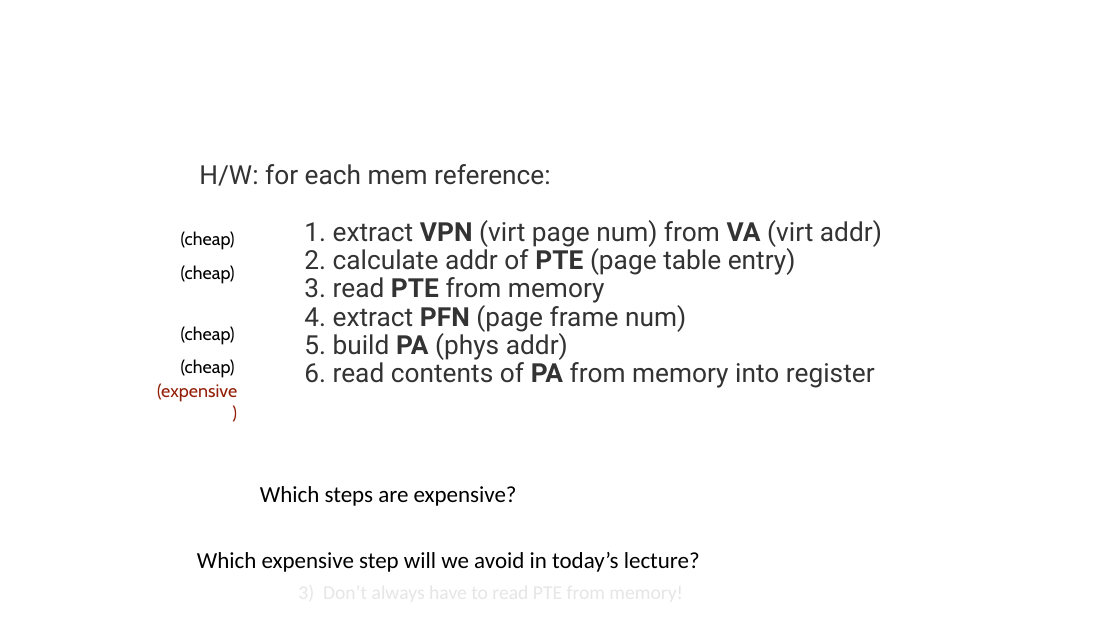
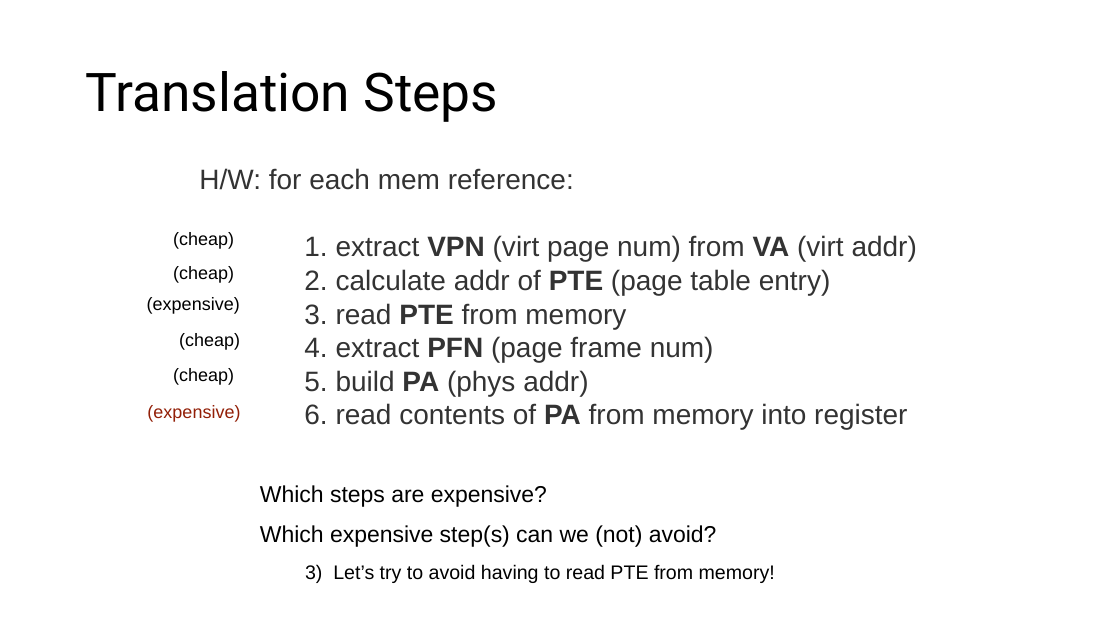
Before and after one commit to ngsrinivas/coursegen, a slide deck: slide 30 of ex/416-F23/staging/416-F23/lectures/06-paging.pptx (slide 31 before the commit). Drawn at 1120x630 pixels with LibreOffice and Linux fonts; fonts in the diff are those of the drawing. Boxes give left, top, right and bottom in pixels: in the first picture for what was removed or moved away, otherwise in the second. Text is boxed around its words. In the diff, an @@ line names an element or a change of style, - is before the commit and + after.

```diff
--- a/ex/416-F23/staging/416-F23/lectures/06-paging.pptx
+++ b/ex/416-F23/staging/416-F23/lectures/06-paging.pptx
@@ title added at [85,71,498,122], 45.7 pt, text #000000 @@
+Translation Steps
@@ text "H/W: for each mem reference: ..." at [199,168,917,430]: size 22.5 to 24 pt, font Roboto to Arial; line spacing 0.9 to 1 @@
@@ text "(cheap)": place and size @@
-text "(cheap)" at [181,231,235,250]
+text "(cheap)" at [173,232,234,249]
@@ text "(cheap)": place and size @@
-text "(cheap)" at [181,265,235,284]
+text "(cheap)" at [173,266,234,283]
@@ text "(expensive)": place and size @@
-text "(expensive)" at [157,283,237,305]
+text "(expensive)" at [147,297,240,314]
@@ text "(expensive)" at [147,297,240,314]: font Cabin to Arial, text colour #FFFFFF to #000000 @@
@@ text "(cheap)": place and size @@
-text "(cheap)" at [181,359,235,378]
+text "(cheap)" at [173,368,234,385]
@@ font Cabin to Arial in 5 elements at [173,232,234,249], [173,266,234,283], [179,333,240,350], [173,368,234,385], [147,405,240,422] @@
@@ text "(expensive)": place and size @@
-text "(expensive)" at [157,383,237,402]
+text "(expensive)" at [147,405,240,422]
@@ text "Which steps are expensive?" at [260,485,547,507]: font Calibri to Arial @@
@@ text at [260,525,717,547]: text changed; font Calibri to Arial @@
-Which expensive step will we avoid in today’s lecture?
+Which expensive step(s) can we (not) avoid?
@@ text added at [305,564,775,583], 16.9 pt, text #000000 @@
+3) Let’s try to avoid having to read PTE from memory!
```
Also in this commit, not shown: 42 other slides changed, 3 slides added, 62 slides removed, 4 other files.
